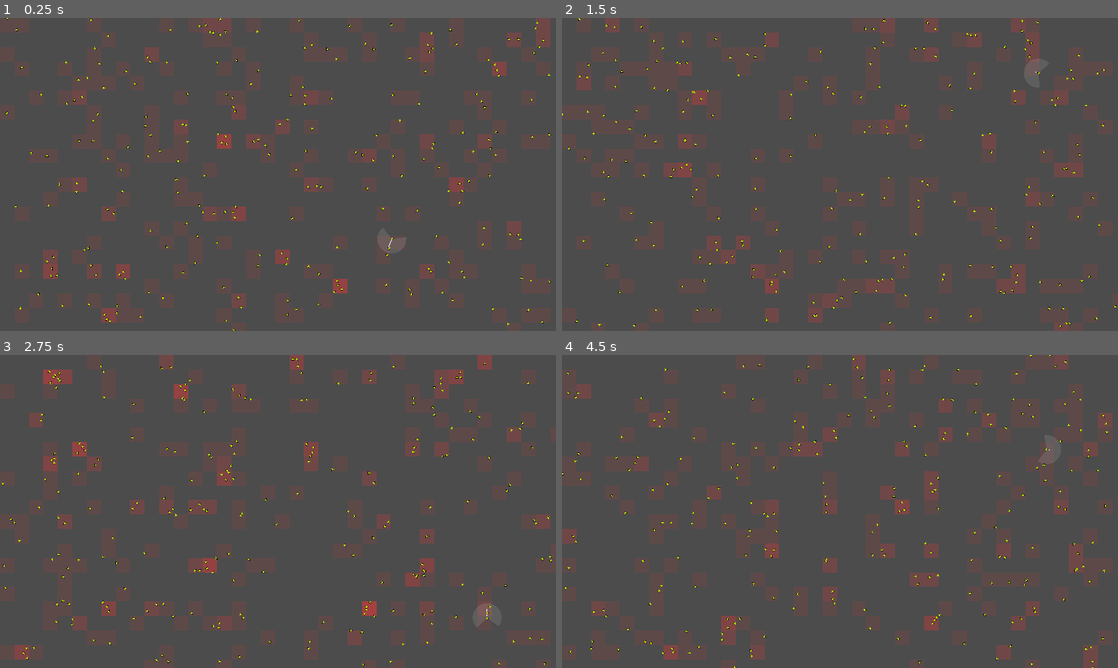
Above: before the commit, frames 1-4 (two rows, left to right).
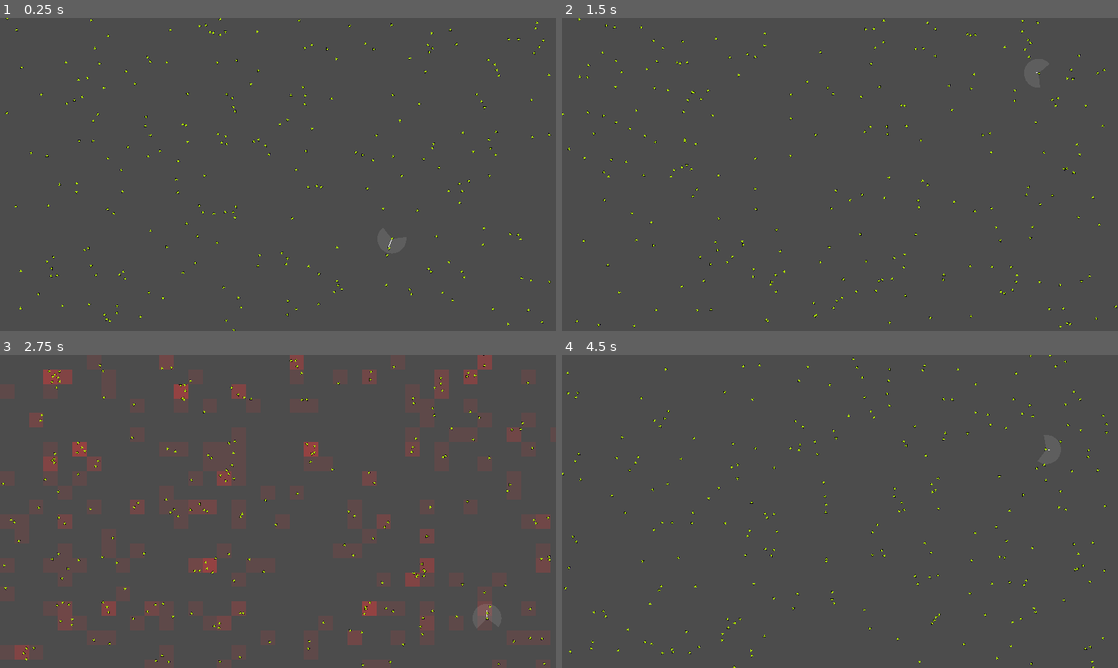
Above: after the commit, the same moments.

Repository: ferdyferdy9/Fish-Simulation
Game: Godot game, scene res://Scenes/2D_Boids_Model_B/Main.tscn
The game is run twice, just before and just after one commit, with the same random seed, the same clock (stepped at 60 frames per second) and the same inputs.
Inputs:
- Up to frame 1 (0.25 s): no input
- Up to frame 2 (1.5 s): hold Right 0.53-1.28 s; hold Z 0.53-1.28 s; tap Space at 0.77, 0.8, 1.07, 1.35 s; hold Left from 1.28 s (still down)
- Up to frame 3 (2.75 s): tap Space at 1.52, 1.82, 2.3 s; tap Z at 1.55 s; release Left at 2.03 s; hold Right from 2.03 s (still down); hold Z from 2.03 s (still down)
- Up to frame 4 (4.5 s): release Z at 2.78 s; tap Z at 2.85, 4.35 s; tap Space at 3.02, 3.32 s; release Right at 3.53 s; hold Space 3.53-4.28 s; hold Left from 3.53 s (still down)

The runs differ from the first frame. In frame 1, 4.1% of the frame differs, in the area x 7-99%, y 0-98%; in frame 2, 4.7%; in frame 3, 1.0%; in frame 4, 5.6%, in the area x 0-99%, y 0-100%.

Commit message:
Add Debug mode

Diff:
--- a/Scenes/2D_Boids_Model_A/Main.gd
+++ b/Scenes/2D_Boids_Model_A/Main.gd
@@ -7,6 +7,9 @@
 var grid_size := 100
 var window_width = ProjectSettings.get_setting("display/window/size/width")
 var window_height = ProjectSettings.get_setting("display/window/size/height")
+
+var showPartition = false
+
 
 func _ready():
 	randomize()
@@ -35,17 +38,6 @@
 
 
 func _physics_process(delta):
-	if Input.is_key_pressed(KEY_SPACE):
-		get_tree().reload_current_scene()
-
-	if Input.is_key_pressed(KEY_RIGHT):
-		for b in boids:
-			b.vision_radius = clamp(b.vision_radius+1, 0, 360)
-
-	if Input.is_key_pressed(KEY_LEFT):
-		for b in boids:
-			b.vision_radius = clamp(b.vision_radius-1, 0, 360)
-
 	for x in grid.keys():
 		for y in grid[x].keys():
 			grid[x][y].clear()
@@ -70,13 +62,30 @@
 func _process(delta):
 	update()
 
+	if Input.is_key_pressed(KEY_Z):
+		showPartition = true
+	else:
+		showPartition = false
+
+	if Input.is_key_pressed(KEY_SPACE):
+		get_tree().reload_current_scene()
+
+	if Input.is_key_pressed(KEY_RIGHT):
+		for b in boids:
+			b.vision_radius = clamp(b.vision_radius+1, 0, 360)
+
+	if Input.is_key_pressed(KEY_LEFT):
+		for b in boids:
+			b.vision_radius = clamp(b.vision_radius-1, 0, 360)
+
 
 func _draw():
-	for x in grid.keys():
-		for y in grid[x].keys():
-			var alpha = range_lerp(grid[x][y].size(),0, 10, 0, 1)
-			alpha = clamp(alpha, 0, 1)
+	if showPartition:
+		for x in grid.keys():
+			for y in grid[x].keys():
+				var alpha = range_lerp(grid[x][y].size(),0, 10, 0, 1)
+				alpha = clamp(alpha, 0, 1)
 
-			draw_rect(
-				Rect2(x*grid_size, y*grid_size, 100, 100),
-				Color(1, 0.2, 0.2, alpha))
+				draw_rect(
+					Rect2(x*grid_size, y*grid_size, 100, 100),
+					Color(1, 0.2, 0.2, alpha))
--- a/Scenes/2D_Boids_Model_B/Boid2D.gd
+++ b/Scenes/2D_Boids_Model_B/Boid2D.gd
@@ -20,8 +20,7 @@
 func _process(_delta):
 	sprite.rotation = atan2(linear_velocity.y, linear_velocity.x)
 
-	if debug_mode:
-		update()
+	update()
 
 
 func _integrate_forces(state):
